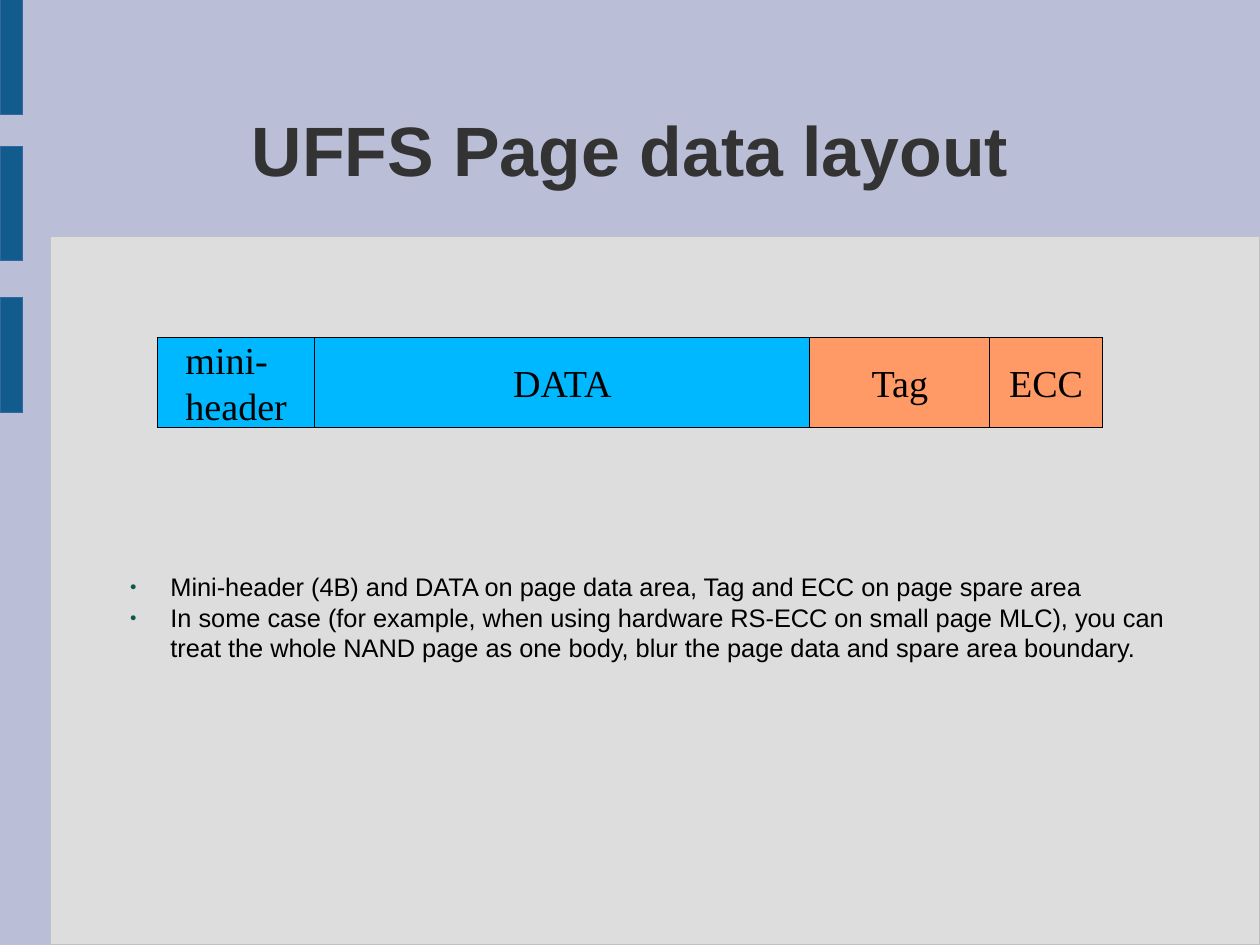
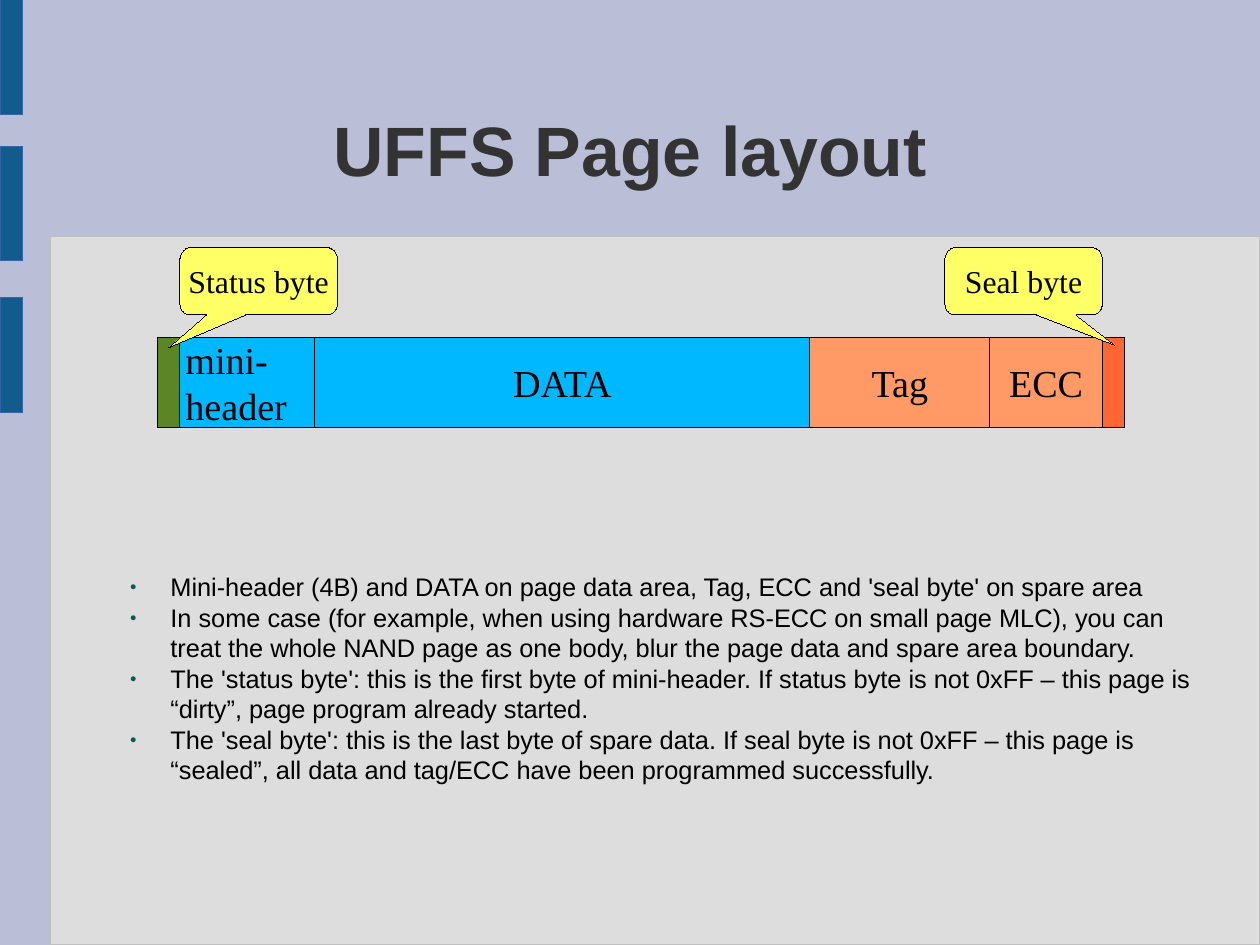
Before and after one commit to rickyzheng/uffs, a slide deck: slide 23 of doc/Understanding-UFFS.odp. Drawn at 1260x945 pixels with LibreOffice and Linux fonts; fonts in the diff are those of the drawing. Boxes give left, top, right and bottom in pixels: in the first picture for what was removed or moved away, otherwise in the second. Text is boxed around its words. In the diff, an @@ line names an element or a change of style, - is before the commit and + after.

```diff
--- a/doc/Understanding-UFFS.odp
+++ b/doc/Understanding-UFFS.odp
@@ title at [333,125,926,189]: text changed @@
-UFFS Page data layout
+UFFS Page layout
@@ rounded speech box added at [180,248,337,316], fill #FFFF66, outline #000000 0 pt, 20 pt, text #000000 @@
+Status byte
@@ rounded speech box added at [946,248,1103,316], fill #FFFF66, outline #000000 0 pt, 20 pt, text #000000 @@
+Seal byte
@@ rectangle added at [158,337,181,428], fill #5C8526, outline #000000 0 pt @@
@@ rectangle added at [1103,337,1126,428], fill #FF6633, outline #000000 0 pt @@
@@ text at [170,577,1143,602]: text changed @@
-● Mini-header (4B) and DATA on page data area, Tag and ECC on page spare area
+● Mini-header (4B) and DATA on page data area, Tag, ECC and 'seal byte' on spare area
@@ text at [170,669,1190,785]: paragraphs added @@
+● The 'status byte': this is the first byte of mini-header. If status byte is not 0xFF – this page is “dirty”, page program already started.
+● The 'seal byte': this is the last byte of spare data. If seal byte is not 0xFF – this page is “sealed”, all data and tag/ECC have been programmed successfully.
```
Also in this commit, not shown: 4 other slides changed, 1 other file.
